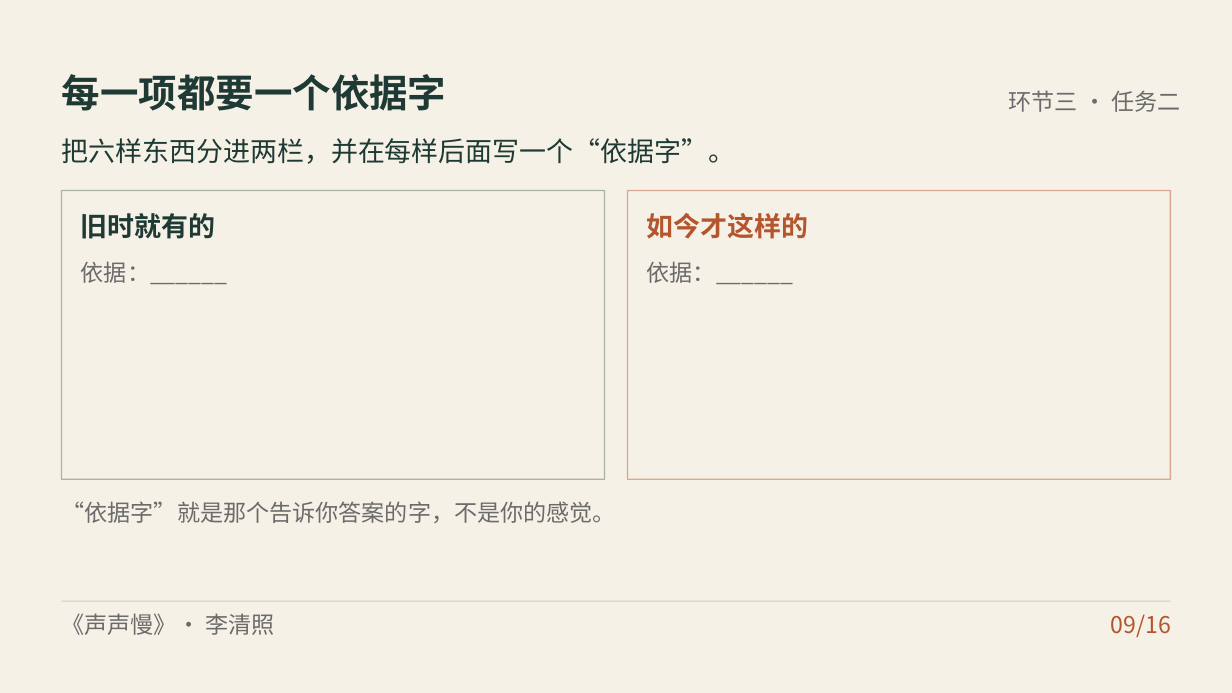
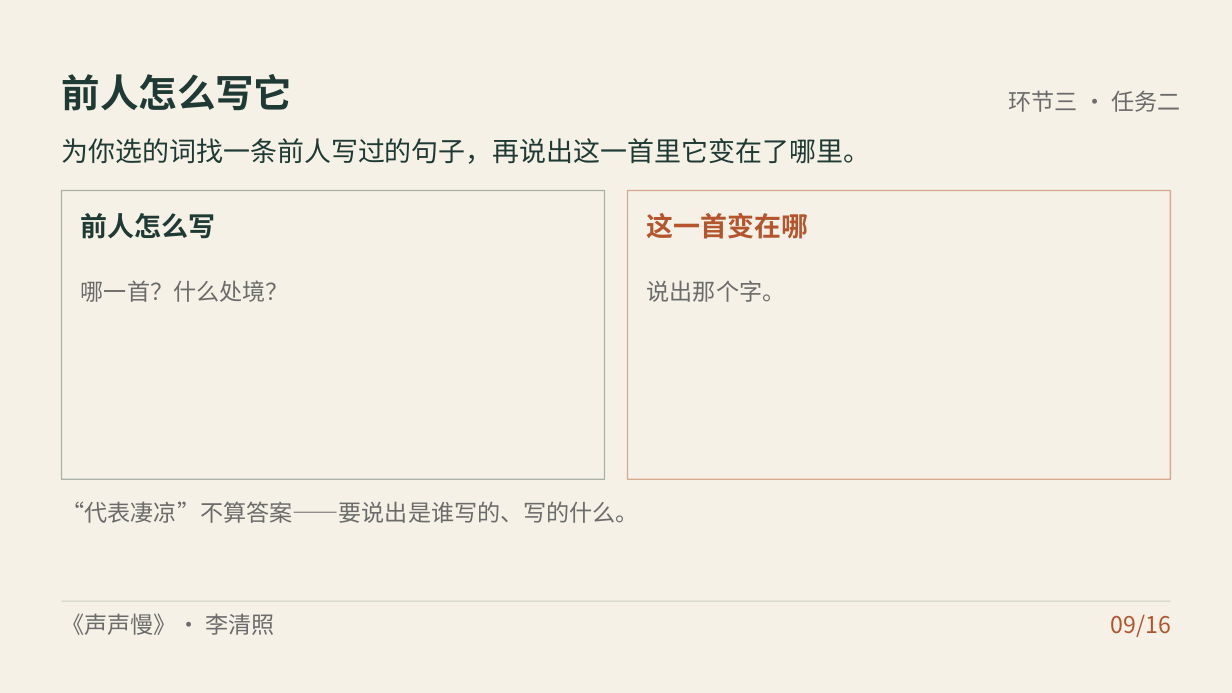
Before and after one commit to zhshy/gaozhong-yuwen-design-orchestrator, a slide deck: slide 9 of examples/声声慢/课件/声声慢.pptx. Drawn at 1232x693 pixels with LibreOffice and Linux fonts; fonts in the diff are those of the drawing. Boxes give left, top, right and bottom in pixels: in the first picture for what was removed or moved away, otherwise in the second. Text is boxed around its words. In the diff, an @@ line names an element or a change of style, - is before the commit and + after.

Commit message:
refactor: 《声声慢》示例按新鉴赏角度整篇重做（2.4.1）
验证 2.4.0 那套角度能不能真的跑出不一样的东西。骨架（十二节、
Σ=45、检测含量规+修订+再验证、红线项）一字未动，换的是角度。

叠字：上一版分"动作/状态"两堆 → 按傅庚生七级分层次，追问"冷冷"
挪到"清清"下面坏掉的是什么（角度二+四）。
意象：上一版分"旧时/如今"两栏 → 找前人的出处（语码）：雁（雁足
传书·归雁洛阳边）、梧桐（寂寞梧桐深院·梧桐树三更雨），再比这一
首怎么转向"如今"（角度五）。
末句：上一版只设计朗读处理 → 加两条反面评价：许昂霄"此词颇带
伧气"、陈廷焯"此不过奇笔耳，并非高调"，要求举词句表态（角度八
+六）。量规优秀档要替对方说出理由。

困难机制：概念混淆 → **缺比较维度**（说得出"好"，说不出"比什么
好、深在哪"）。
诊断任务：三个词写形容词 → **"这十四个字好在哪"**，把学生的皮
相答案原样抄黑板，与叶/傅/陈三家的批评正对；推翻条件写在教案。
再验证：「憔悴损」的主语 → **「守着窗儿，独自怎生得黑」的动词
"得"**（叶嘉莹所讲，"得"=能够）。
卡口：附一由四卡口增至四卡口 + **技法层卡口**。

四份全换：母本 3928／教案 2547／学案 1278／说课稿 2975 汉字
（仍在 2700-3300 区间）。
教学设计 Word 重出：HTML 门禁 100 分（修一处"二级标题后缺导
语"），转换预检通过。
课件 16 页全部重做（页序随三个新任务重排），抽查第 2/6/9/14 页
布局检查通过；页数、页码、顺序核对无重复。STORY.md 与 DESIGN.md
同步重写。根 README 示例节同步改写。

```diff
--- a/examples/声声慢/课件/声声慢.pptx
+++ b/examples/声声慢/课件/声声慢.pptx
@@ text removed at [62,74,447,111] @@
-每一项都要一个依据字
@@ text added at [62,74,293,111], 30 pt, text #1F3A34, bold @@
+前人怎么写它
@@ text at [62,138,871,164]: text changed @@
-把六样东西分进两栏，并在每样后面写一个“依据字”。
+为你选的词找一条前人写过的句子，再说出这一首里它变在了哪里。
@@ text at [81,213,216,239]: text changed @@
-旧时就有的
+前人怎么写
@@ text at [647,213,809,239]: text changed @@
-如今才这样的
+这一首变在哪
@@ text removed at [81,261,228,284] @@
-依据：______
@@ text removed at [647,261,794,284] @@
-依据：______
@@ text added at [81,280,289,302], 18 pt, text #6B6B6B @@
+哪一首？什么处境？
@@ text added at [647,280,786,302], 18 pt, text #6B6B6B @@
+说出那个字。
@@ text at [62,501,639,523]: text changed @@
-“依据字”就是那个告诉你答案的字，不是你的感觉。
+“代表凄凉”不算答案——要说出是谁写的、写的什么。
```
Also in this commit, not shown: 12 other slides changed, 2 slides added, 2 slides removed, 26 other files.
